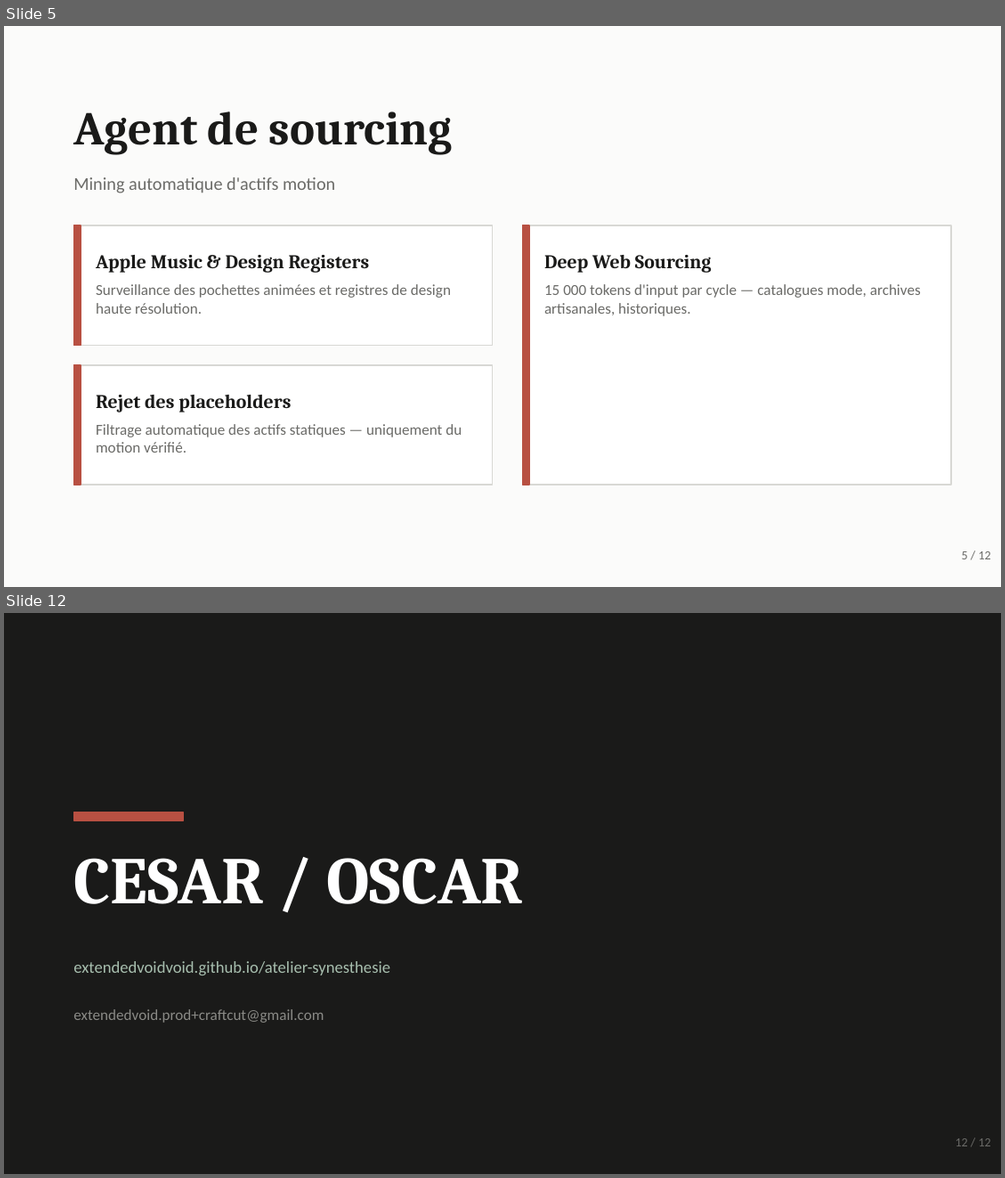
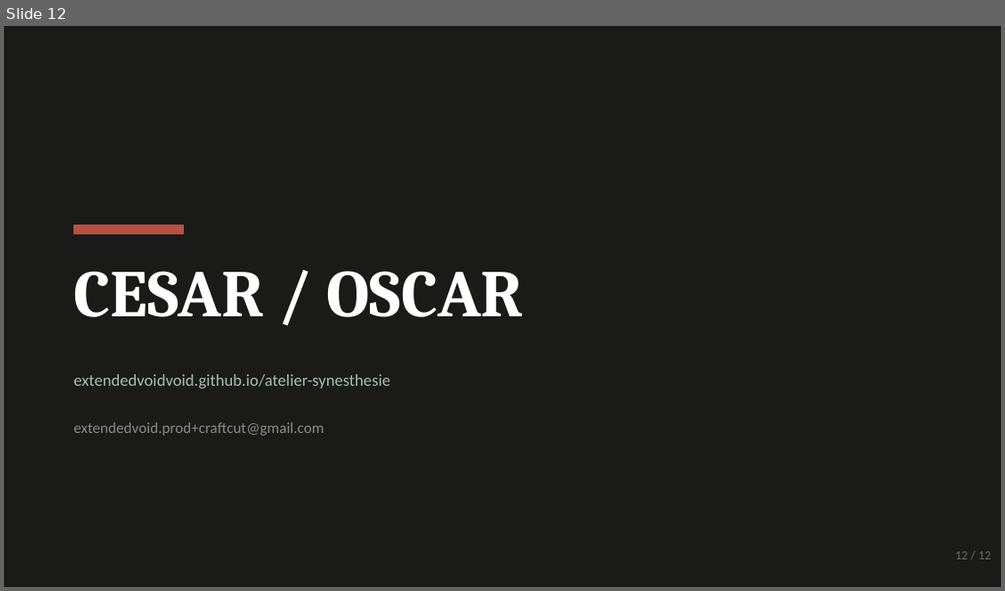
Before and after one commit to extendedvoidvoid/cesar-cabrera-cesar-plus, a slide deck: CraftCut_Pitch_Deck.pptx. Shown one above the other, each under a label of ours: slides 5 and 12 before the commit, slide 12 after it; the slides between them are not shown. The pictures are 1005x1178 and 1005x591 pixels, drawn with LibreOffice and Linux fonts; fonts in the diff are those of the drawing. Boxes give left, top, right and bottom in pixels: in the first picture for what was removed or moved away, otherwise in the second. Text is boxed around its words. In the diff, an @@ line names an element or a change of style, - is before the commit and + after.

Commit message:
refactor: align pitch deck and PITCH_DECK with new CraftCut narrative
- Pop culture entry → labels → youth podcasts
- Editorial duo, satellite pages, voice cloning EU
- Cloud-ready positioning (no M3/Gutenberg/Apple Music refs)
- Regenerated 12-slide CraftCut_Pitch_Deck.pptx

```diff
--- a/CraftCut_Pitch_Deck.pptx
+++ b/CraftCut_Pitch_Deck.pptx
@@ slide 5 removed at bbox=[4, 26, 1001, 587], background #FBFBFA @@
@@ text removed at bbox=[73, 111, 453, 155] @@
-Agent de sourcing
@@ text removed at bbox=[73, 177, 335, 193] @@
-Mining automatique d'actifs motion
@@ rectangle removed at bbox=[73, 225, 493, 345] @@
@@ rectangle removed at bbox=[73, 225, 81, 345] @@
@@ rectangle removed at bbox=[522, 225, 951, 484] @@
@@ rectangle removed at bbox=[522, 225, 529, 484] @@
@@ text removed at bbox=[96, 255, 370, 273] @@
-Apple Music & Design Registers
@@ text removed at bbox=[544, 255, 712, 273] @@
-Deep Web Sourcing
@@ text removed at bbox=[96, 284, 451, 313] @@
-Surveillance des pochettes animées et registres de design haute résolution.
@@ text removed at bbox=[544, 284, 921, 316] @@
-15 000 tokens d'input par cycle — catalogues mode, archives artisanales, historiques.
@@ rectangle removed at bbox=[73, 365, 493, 484] @@
@@ rectangle removed at bbox=[73, 365, 81, 484] @@
@@ text removed at bbox=[96, 394, 291, 412] @@
-Rejet des placeholders
@@ text removed at bbox=[96, 424, 461, 452] @@
-Filtrage automatique des actifs statiques — uniquement du motion vérifié.
@@ text removed at bbox=[962, 551, 991, 559] @@
-5 / 12
```
Also in this commit, not shown: 5 slides changed, 6 slides added, 5 other slides removed, 4 other files.
